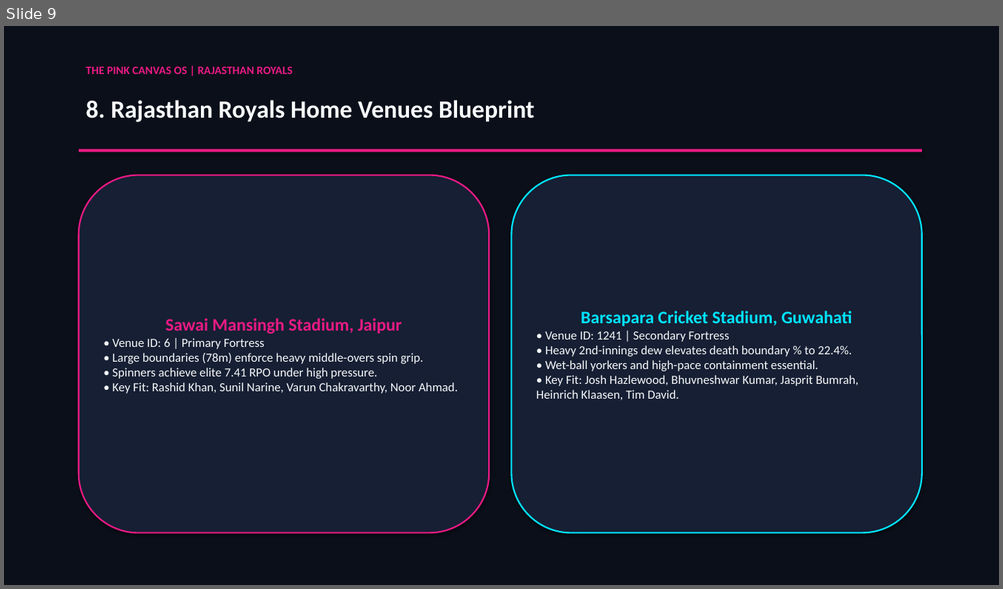
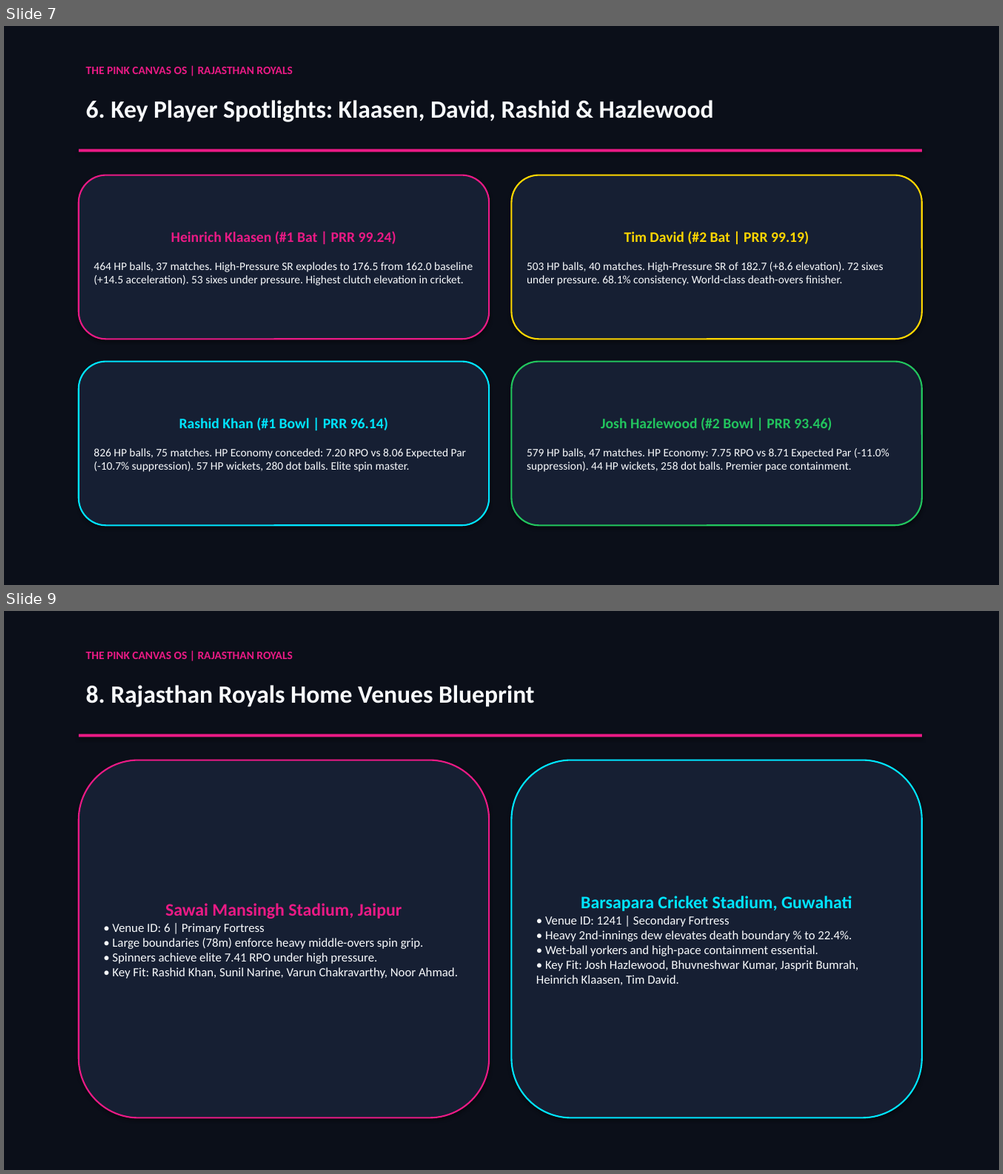
Before and after one commit to passionate-coder26/SupeRR-selector, a slide deck: assets/SupeRR_Selector_S2_Methodology_Report.pptx. Shown one above the other, each under a label of ours: slide 9 before the commit, slides 7 and 9 after it; the slides between them are not shown. The pictures are 1003x589 and 1003x1174 pixels, drawn with LibreOffice and Linux fonts; fonts in the diff are those of the drawing. Boxes give left, top, right and bottom in pixels: in the first picture for what was removed or moved away, otherwise in the second. Text is boxed around its words. In the diff, an @@ line names an element or a change of style, - is before the commit and + after.

```diff
--- a/assets/SupeRR_Selector_S2_Methodology_Report.pptx
+++ b/assets/SupeRR_Selector_S2_Methodology_Report.pptx
@@ slide 7 added at (4,26,999,585), background #0B0F19 @@
@@ text added at (86,67,292,74), 11 pt, text #EA1A85, bold @@
+THE PINK CANVAS OS | RAJASTHAN ROYALS
@@ text added at (86,100,714,122), 24 pt, text #F8FAFC, bold @@
+6. Key Player Spotlights: Klaasen, David, Rashid & Hazlewood
@@ rectangle added at (79,149,922,152), fill #EA1A85 @@
@@ rounded rectangle added at (79,175,489,339), fill #161F33, outline #EA1A85 1.5 pt, 11 pt, text #F8FAFC @@
+Heinrich Klaasen (#1 Bat | PRR 99.24)
+464 HP balls, 37 matches. High-Pressure SR explodes to 176.5 from 162.0 baseline (+14.5 acceleration). 53 sixes under pressure. Highest clutch elevation in cricket.
@@ rounded rectangle added at (512,175,922,339), fill #161F33, outline #FFD700 1.5 pt, 11 pt, text #F8FAFC @@
+Tim David (#2 Bat | PRR 99.19)
+503 HP balls, 40 matches. High-Pressure SR of 182.7 (+8.6 elevation). 72 sixes under pressure. 68.1% consistency. World-class death-overs finisher.
@@ rounded rectangle added at (79,362,489,526), fill #161F33, outline #00E5FF 1.5 pt, 11 pt, text #F8FAFC @@
+Rashid Khan (#1 Bowl | PRR 96.14)
+826 HP balls, 75 matches. HP Economy conceded: 7.20 RPO vs 8.06 Expected Par (-10.7% suppression). 57 HP wickets, 280 dot balls. Elite spin master.
@@ rounded rectangle added at (512,362,922,526), fill #161F33, outline #22C55E 1.5 pt, 11 pt, text #F8FAFC @@
+Josh Hazlewood (#2 Bowl | PRR 93.46)
+579 HP balls, 47 matches. HP Economy: 7.75 RPO vs 8.71 Expected Par (-11.0% suppression). 44 HP wickets, 258 dot balls. Premier pace containment.
```
Also in this commit, not shown: 7 slides changed, 1 other slide added, 2 slides removed, 7 other files.
